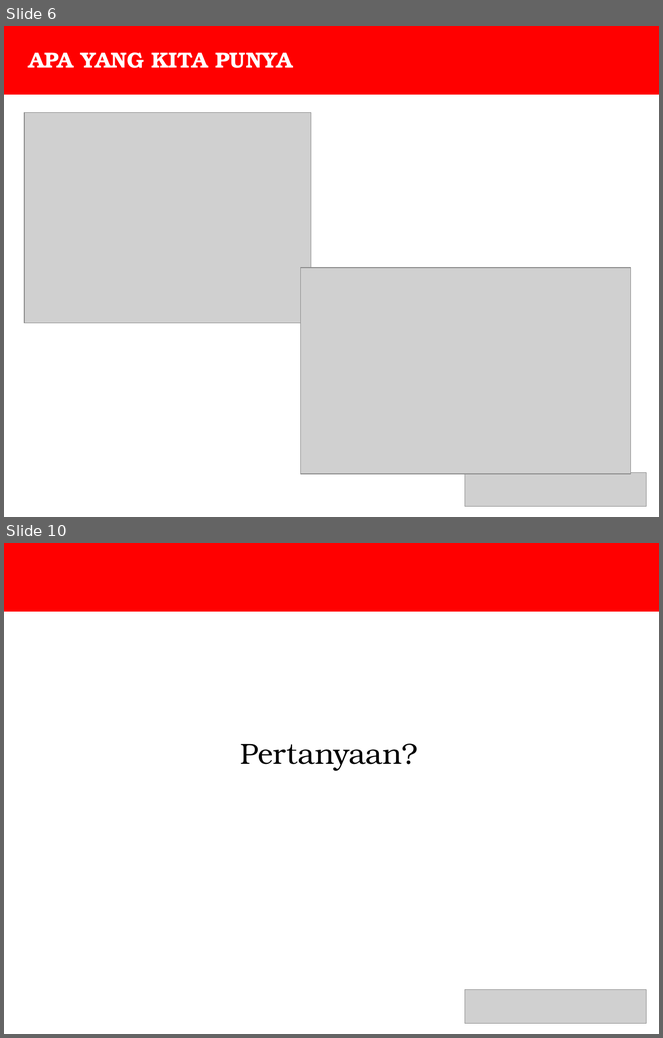
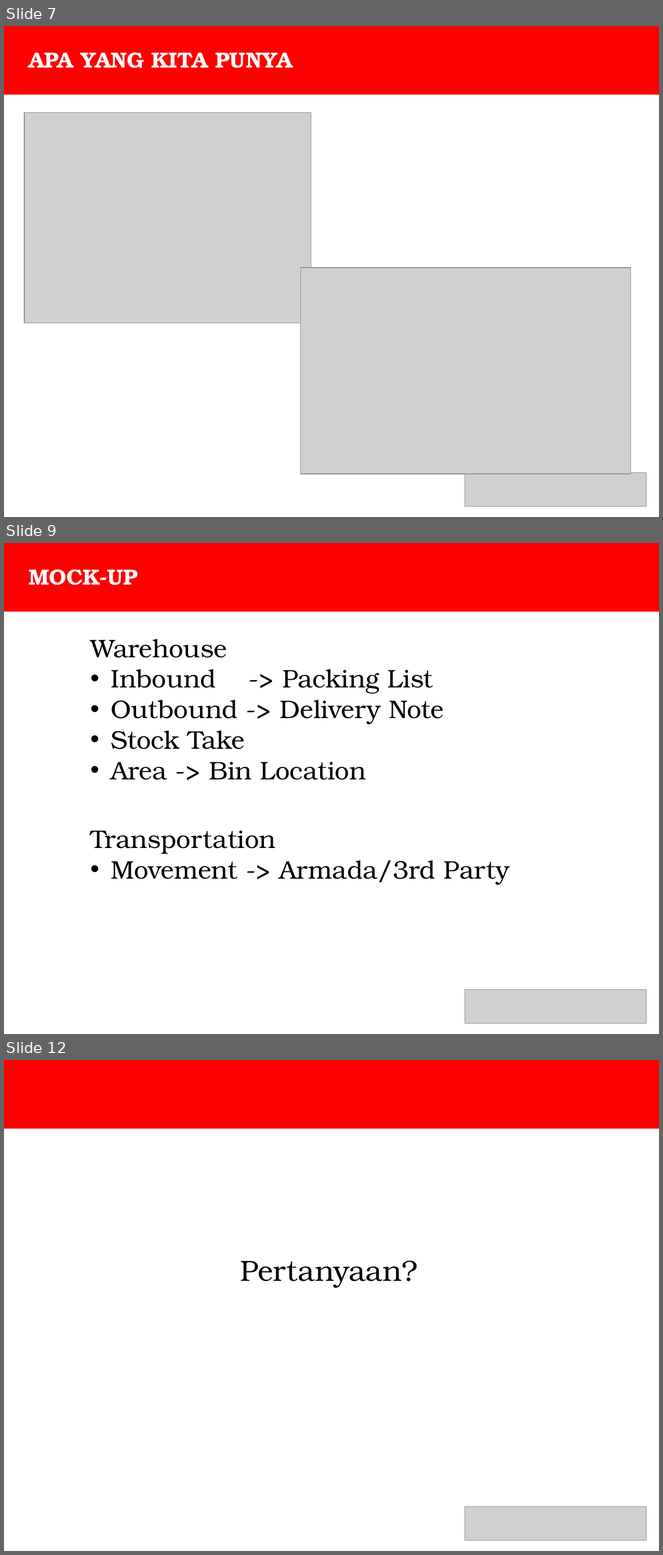
Before and after one commit to aryonp/hai, a slide deck: PRESENTASI.pptx. Shown one above the other, each under a label of ours: slides 6 and 10 before the commit, slides 7, 9 and 12 after it; the slides between them are not shown. The pictures are 663x1038 and 663x1555 pixels, drawn with LibreOffice and Linux fonts; fonts in the diff are those of the drawing; grey boxes stand for pictures. Boxes give left, top, right and bottom in pixels: in the first picture for what was removed or moved away, otherwise in the second. Text is boxed around its words. In the diff, an @@ line names an element or a change of style, - is before the commit and + after.

```diff
--- a/PRESENTASI.pptx
+++ b/PRESENTASI.pptx
@@ slide 9 added at (x1=4, y1=543, x2=659, y2=1034), background #FFFFFF @@
@@ rectangle added at (x1=4, y1=543, x2=659, y2=612), fill #FF0000 @@
@@ text added at (x1=28, y1=570, x2=138, y2=585), 24 pt, text #FFFFFF, bold @@
+MOCK-UP
@@ text added at (x1=90, y1=639, x2=444, y2=780), 28 pt, text #000000 @@
+Warehouse
+• Inbound -> Packing List
+• Outbound -> Delivery Note
+• Stock Take
+• Area -> Bin Location
@@ text added at (x1=90, y1=831, x2=510, y2=885), 28 pt, text #000000 @@
+Transportation
+• Movement -> Armada/3rd Party
@@ picture added at (x1=465, y1=990, x2=647, y2=1024) @@
@@ what was slide 6 is now slide 7 @@
@@ what was slide 10 is now slide 12 @@
```
Also in this commit, not shown: 4 slides changed, 2 other slides added, 1 slide removed, 1 other file.
